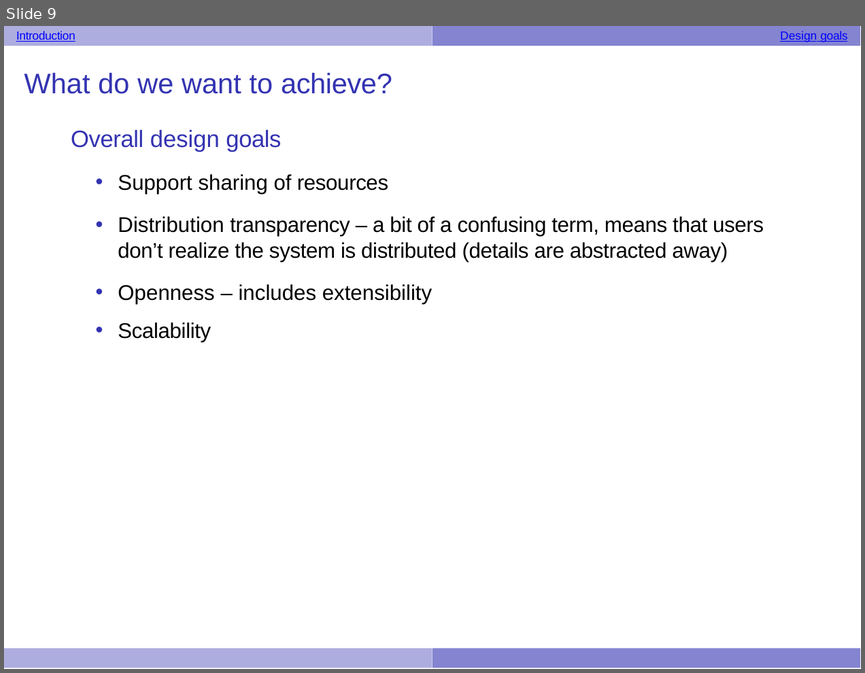
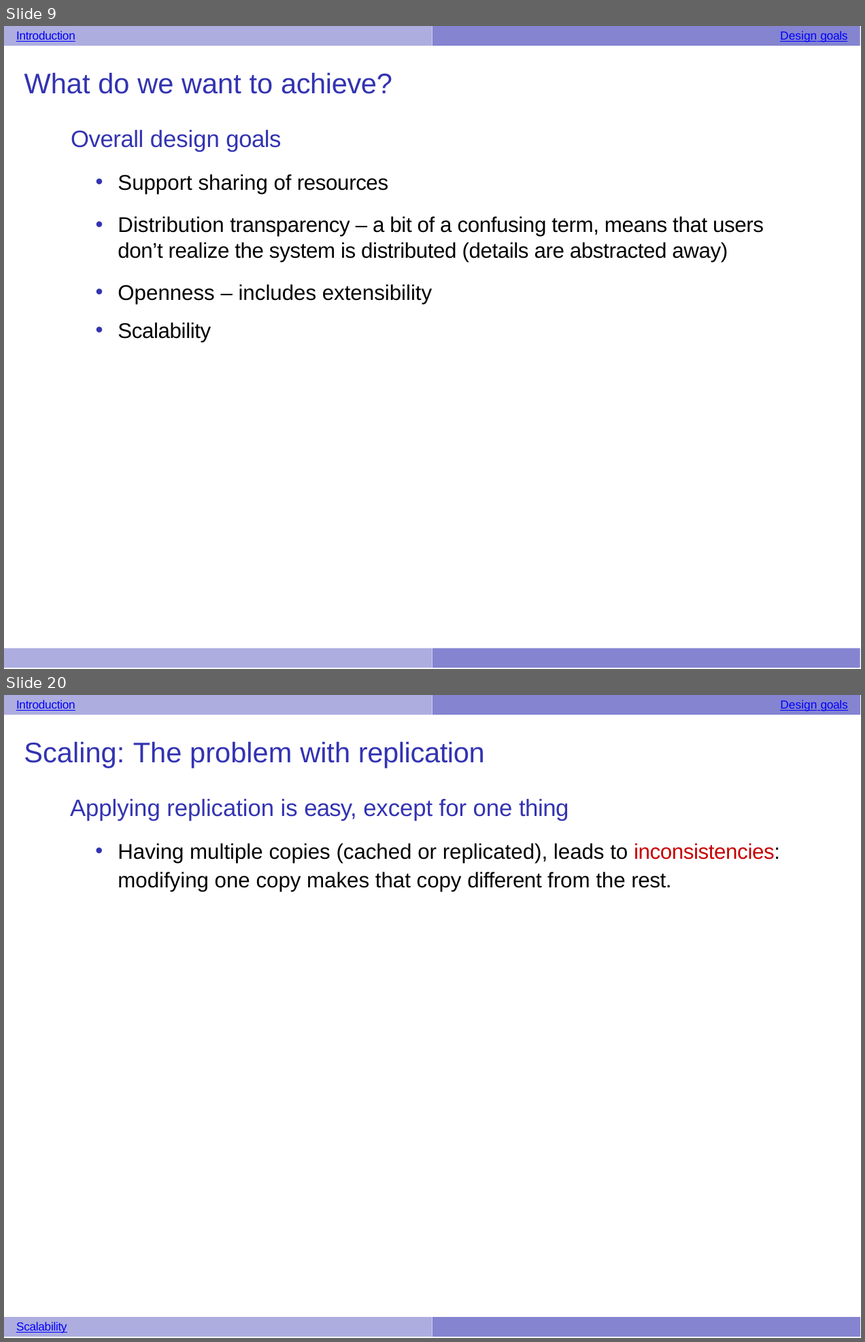
Before and after one commit to UVADS/distributed_computing, a slide deck: 02_rdds_and_running_cluster/01_intro_distributed_systems_apt.pptx. Shown one above the other, each under a label of ours: slide 9 before the commit, slides 9 and 20 after it; the slides between them are not shown. The pictures are 865x673 and 865x1342 pixels, drawn with LibreOffice and Linux fonts; fonts in the diff are those of the drawing. Boxes give left, top, right and bottom in pixels: in the first picture for what was removed or moved away, otherwise in the second. Text is boxed around its words. In the diff, an @@ line names an element or a change of style, - is before the commit and + after.

```diff
--- a/02_rdds_and_running_cluster/01_intro_distributed_systems_apt.pptx
+++ b/02_rdds_and_running_cluster/01_intro_distributed_systems_apt.pptx
@@ slide 20 added at (4, 695, 861, 1338), background #FFFFFF; not listed: 1 template element that a slide beside it also shows @@
@@ text added at (16, 700, 75, 711), 5 pt, text #0000FF, underline @@
+Introduction
@@ freeform shape added at (432, 695, 861, 715), fill #8484D1 @@
@@ text added at (780, 700, 848, 711), 5 pt, text #0000FF, underline @@
+Design goals
@@ text added at (24, 742, 780, 892), 9 pt, text #000000 @@
+Scaling: The problem with replication
+Applying replication is easy, except for one thing
+• Having multiple copies (cached or replicated), leads to inconsistencies: modifying one copy makes that copy different from the rest.
@@ freeform shape added at (4, 1317, 432, 1338), fill #ADADE0 @@
@@ text added at (16, 1322, 67, 1334), 5 pt, text #0000FF, underline @@
+Scalability
@@ freeform shape added at (432, 1317, 861, 1338), fill #8484D1 @@
```
Also in this commit, not shown: 21 other slides added, 1 other file.
